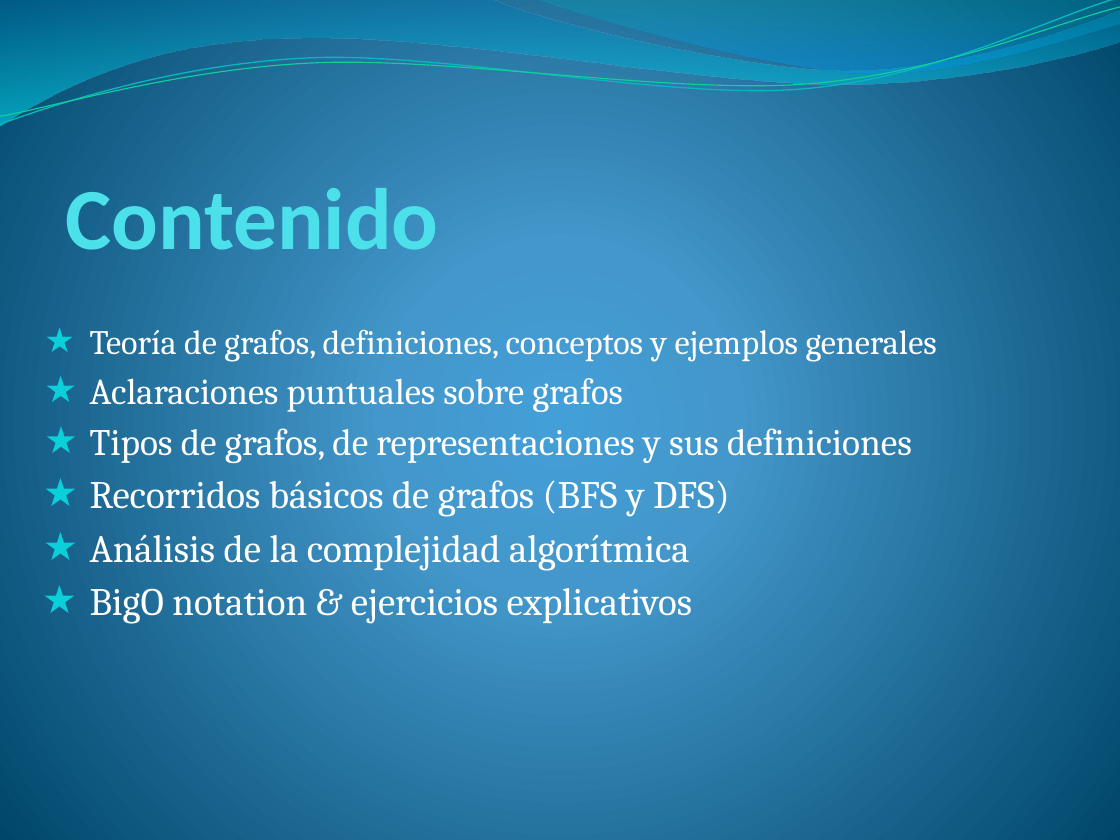
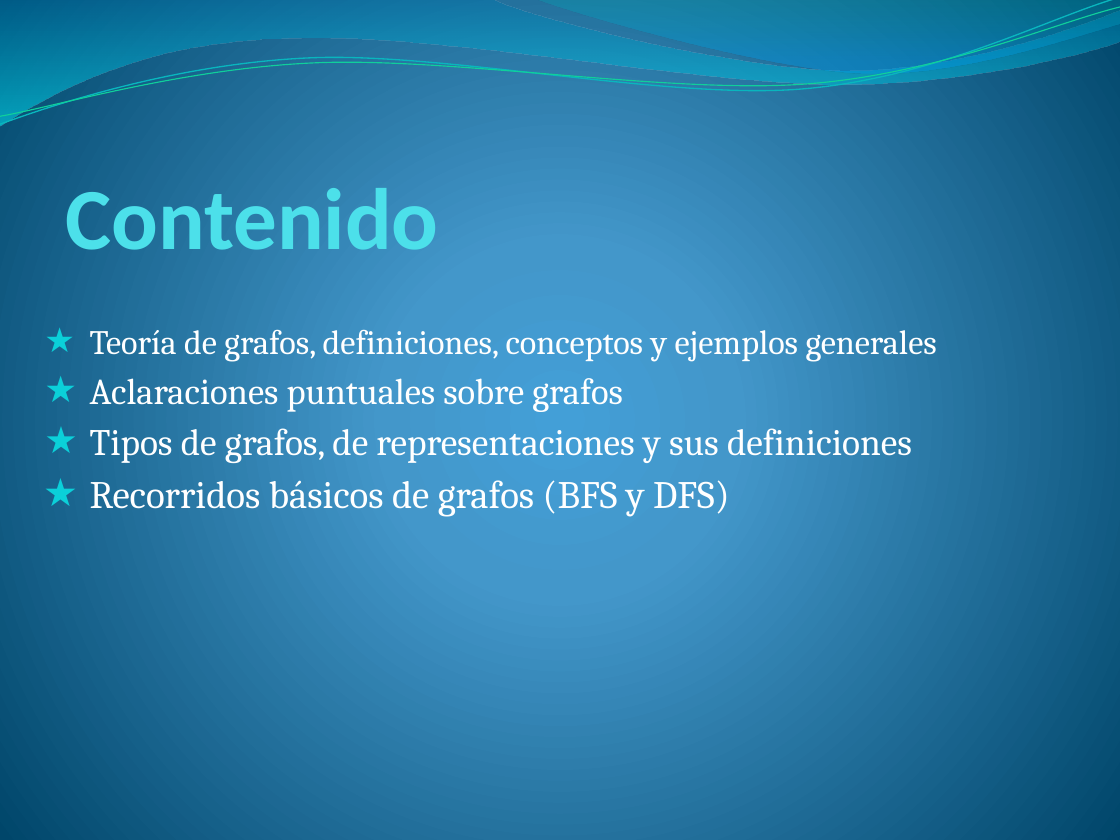
Before and after one commit to NicolasPerezUNLaSMN/PROG_II_UADE_JAVA, a slide deck: slide 2 of Clase X - Grafos, representaciones y recorridos básicos/Clase de Grafos.pptx. Drawn at 1120x840 pixels with LibreOffice and Linux fonts; fonts in the diff are those of the drawing. Boxes give left, top, right and bottom in pixels: in the first picture for what was removed or moved away, otherwise in the second. Text is boxed around its words. In the diff, an @@ line names an element or a change of style, - is before the commit and + after.

```diff
--- a/Clase X - Grafos, representaciones y recorridos básicos/Clase de Grafos.pptx
+++ b/Clase X - Grafos, representaciones y recorridos básicos/Clase de Grafos.pptx
@@ subtitle at (x1=90, y1=534, x2=692, y2=624): paragraphs removed @@
-★ Análisis de la complejidad algorítmica
-★ BigO notation & ejercicios explicativos
```
Also in this commit, not shown: 2 other slides changed, 2 slides added, 1 slide removed, 17 other files.
